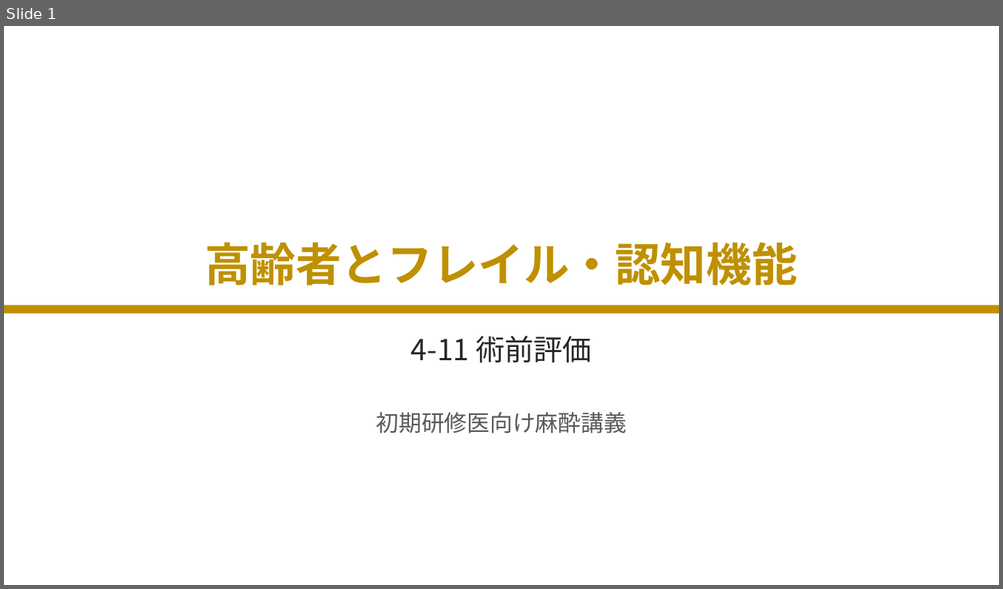
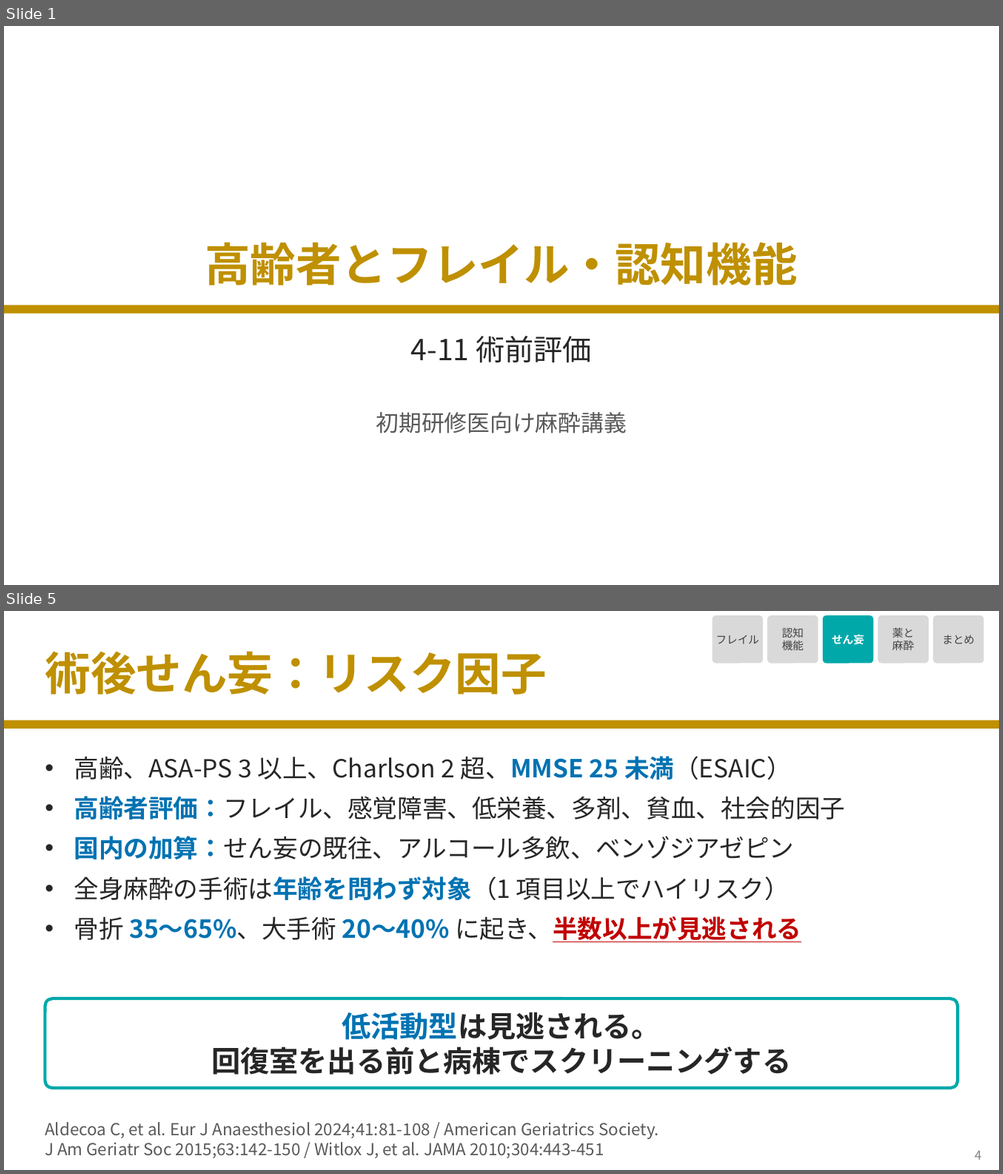
Before and after one commit to nobumitsu-3141/Anes-lecture, a slide deck: slides/4-11_elderly_frailty_cognition/4-11_elderly_frailty_cognition.pptx. Shown one above the other, each under a label of ours: slide 1 before the commit, slides 1 and 5 after it; the slides between them are not shown. The pictures are 1003x589 and 1003x1174 pixels, drawn with LibreOffice and Linux fonts; fonts in the diff are those of the drawing. Boxes give left, top, right and bottom in pixels: in the first picture for what was removed or moved away, otherwise in the second. Text is boxed around its words. In the diff, an @@ line names an element or a change of style, - is before the commit and + after.

```diff
--- a/slides/4-11_elderly_frailty_cognition/4-11_elderly_frailty_cognition.pptx
+++ b/slides/4-11_elderly_frailty_cognition/4-11_elderly_frailty_cognition.pptx
@@ slide 5 added at (4, 611, 999, 1170), background #FFFFFF @@
@@ rounded rectangle added at (712, 615, 762, 664), fill #D9D9D9, 10.5 pt, text #404040 @@
+フレイル
@@ rounded rectangle added at (767, 615, 818, 664), fill #D9D9D9, 10.5 pt, text #404040 @@
+認知
+機能
@@ rounded rectangle added at (822, 615, 874, 664), fill #00A8AA, 10.5 pt, text #FFFFFF, bold @@
+せん妄
@@ rounded rectangle added at (878, 615, 928, 664), fill #D9D9D9, 10.5 pt, text #404040 @@
+薬と
+麻酔
@@ rounded rectangle added at (933, 615, 984, 664), fill #D9D9D9, 10.5 pt, text #404040 @@
+まとめ
@@ title added at (45, 651, 546, 695), 44 pt, text #BF9000, bold @@
+術後せん妄：リスク因子
@@ line added from (4, 724) to (999, 724), #BF9000 8 pt @@
@@ text added at (74, 756, 845, 943), 24 pt, text #262626 @@
+• 高齢、ASA-PS 3 以上、Charlson 2 超、MMSE 25 未満（ESAIC）
+• 高齢者評価：フレイル、感覚障害、低栄養、多剤、貧血、社会的因子
+• 国内の加算：せん妄の既往、アルコール多飲、ベンゾジアゼピン
+• 全身麻酔の手術は年齢を問わず対象（1 項目以上でハイリスク）
+• 骨折 35〜65%、大手術 20〜40% に起き、半数以上が見逃される
@@ rounded rectangle added at (45, 999, 958, 1088), fill #FFFFFF, outline #00A8AA 3 pt, 28 pt, text #262626, bold @@
+低活動型は見逃される。
+回復室を出る前と病棟でスクリーニングする
@@ text added at (45, 1122, 659, 1159), 16 pt, text #595959 @@
+Aldecoa C, et al. Eur J Anaesthesiol 2024;41:81-108 / American Geriatrics Society.
+J Am Geriatr Soc 2015;63:142-150 / Witlox J, et al. JAMA 2010;304:443-451
@@ text added at (974, 1151, 981, 1160), 12 pt, text #7F7F7F @@
+4
```
Also in this commit, not shown: 6 slides changed, 1 other slide added, 5 other files.
